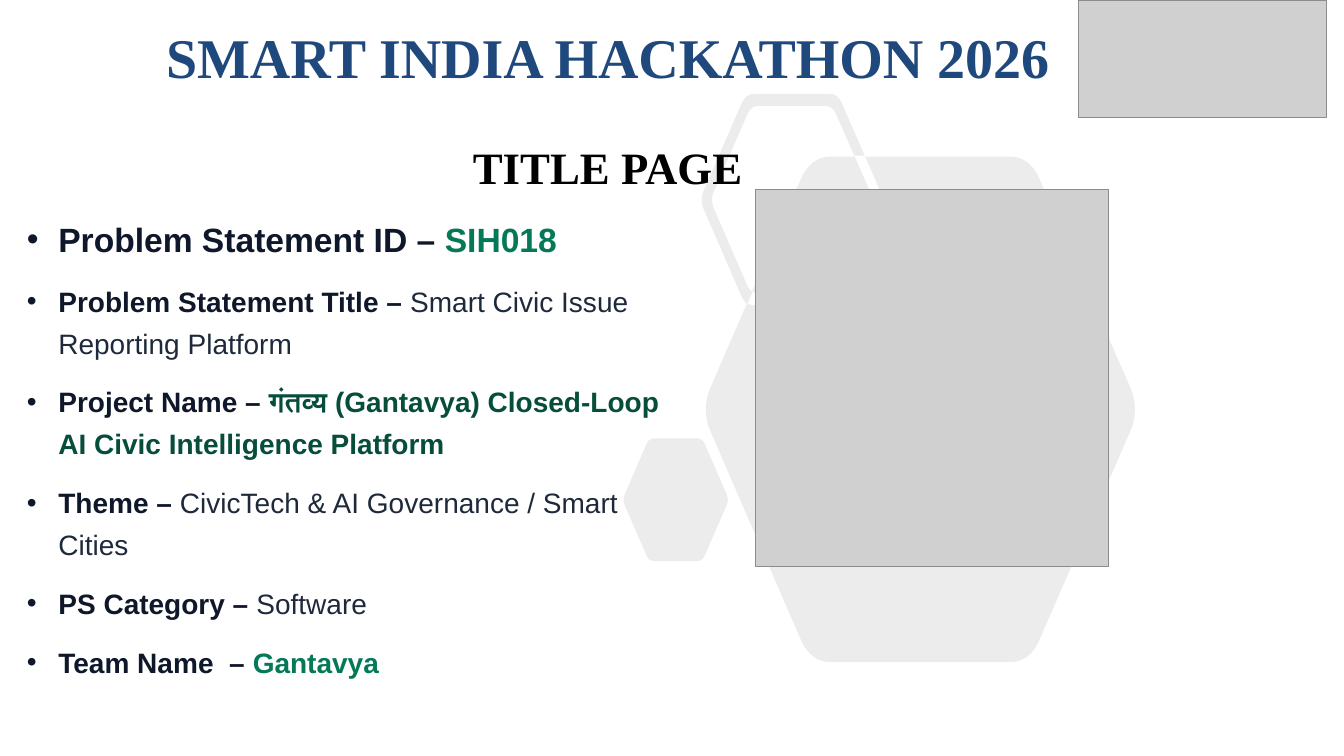
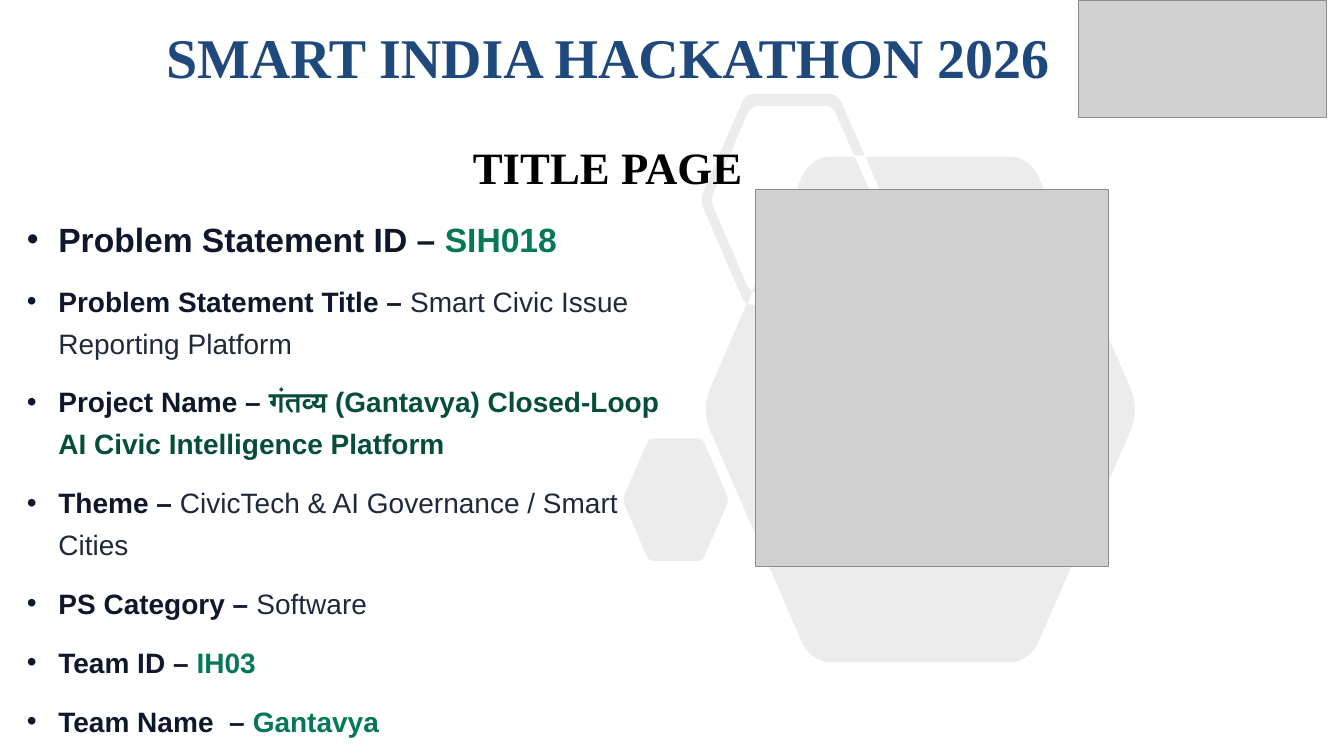
Before and after one commit to anand44124/gantavya-smart-city, a slide deck: slide 1 of Team_Gantavya.pptx. Drawn at 1344x756 pixels with LibreOffice and Linux fonts; fonts in the diff are those of the drawing; grey boxes stand for pictures. Boxes give left, top, right and bottom in pixels: in the first picture for what was removed or moved away, otherwise in the second. Text is boxed around its words. In the diff, an @@ line names an element or a change of style, - is before the commit and + after.

```diff
--- a/Team_Gantavya.pptx
+++ b/Team_Gantavya.pptx
@@ text at [58, 653, 256, 674]: paragraph added @@
+• Team ID – IH03
```
Also in this commit, not shown: 3 other files.
